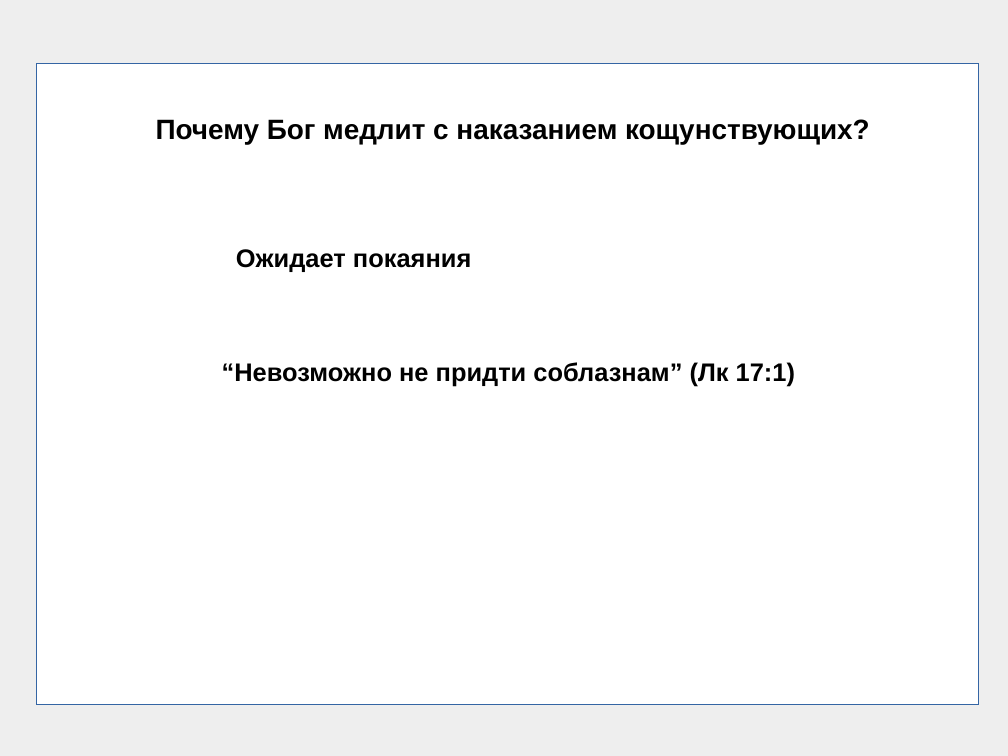
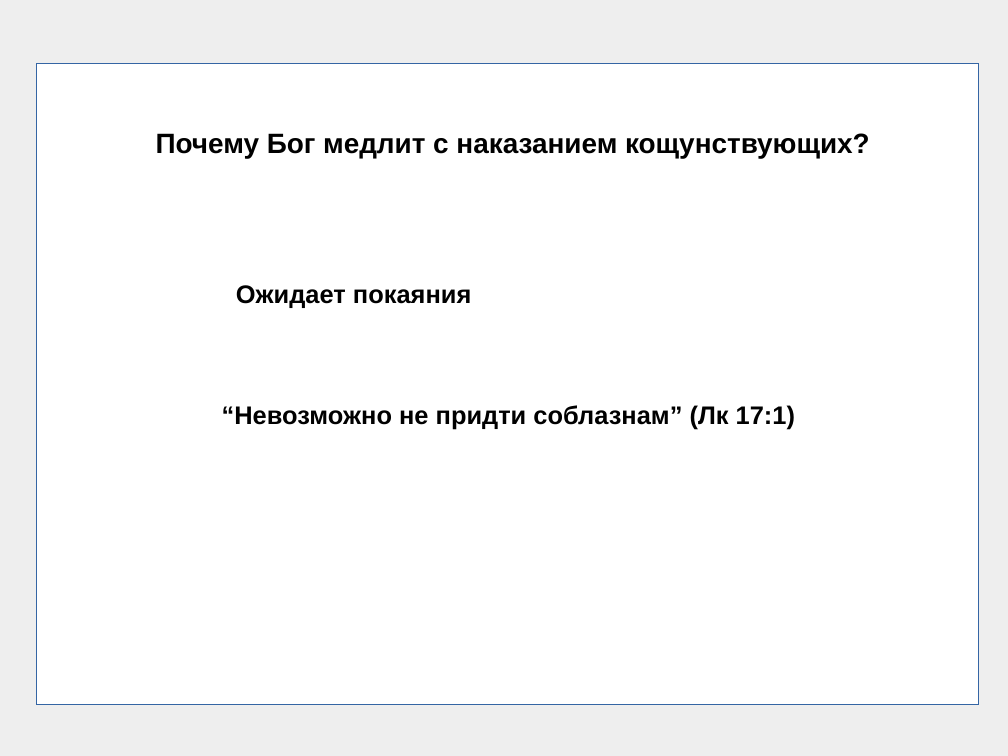
Before and after one commit to frpaul/ob, a slide deck: slide 7 of presentations/blasphemy01.odp. Drawn at 1008x756 pixels with LibreOffice and Linux fonts; fonts in the diff are those of the drawing. Boxes give left, top, right and bottom in pixels: in the first picture for what was removed or moved away, otherwise in the second. Text is boxed around its words. In the diff, an @@ line names an element or a change of style, - is before the commit and + after.

```diff
--- a/presentations/blasphemy01.odp
+++ b/presentations/blasphemy01.odp
@@ text "Почему Бог медлит с наказанием ...": place and size @@
-text "Почему Бог медлит с наказанием ..." at bbox=[156, 119, 870, 144]
+text "Почему Бог медлит с наказанием ..." at bbox=[156, 133, 870, 158]
@@ text "Ожидает покаяния": place and size @@
-text "Ожидает покаяния" at bbox=[236, 249, 471, 272]
+text "Ожидает покаяния" at bbox=[236, 285, 471, 308]
@@ text "“Невозможно не придти соблазнам” (Лк ...": place and size @@
-text "“Невозможно не придти соблазнам” (Лк ..." at bbox=[222, 362, 795, 387]
+text "“Невозможно не придти соблазнам” (Лк ..." at bbox=[222, 405, 795, 430]
```
Also in this commit, not shown: 2 other slides changed, 11 slides added, 2 slides removed, 5 other files.
